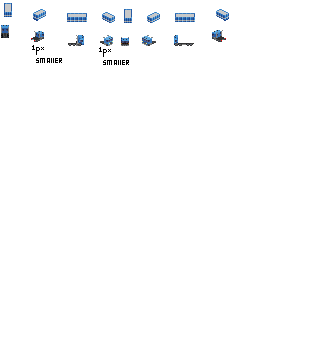
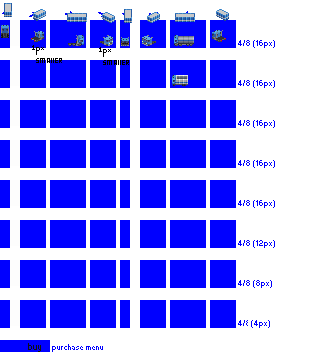
Two versions of the same layered image (320x360). Layer-by-layer changes:
added layer "Layer 6" above "Layer 5" over bbox(178, 36, 194, 43)
added layer "Layer 5" above "truck" over bbox(178, 36, 194, 43)
painted on "truck" over bbox(172, 75, 188, 86)
showed "blue bg blocked" over bbox(0, 11, 275, 352)
showed "blue bg with guides" over bbox(0, 11, 275, 352)
